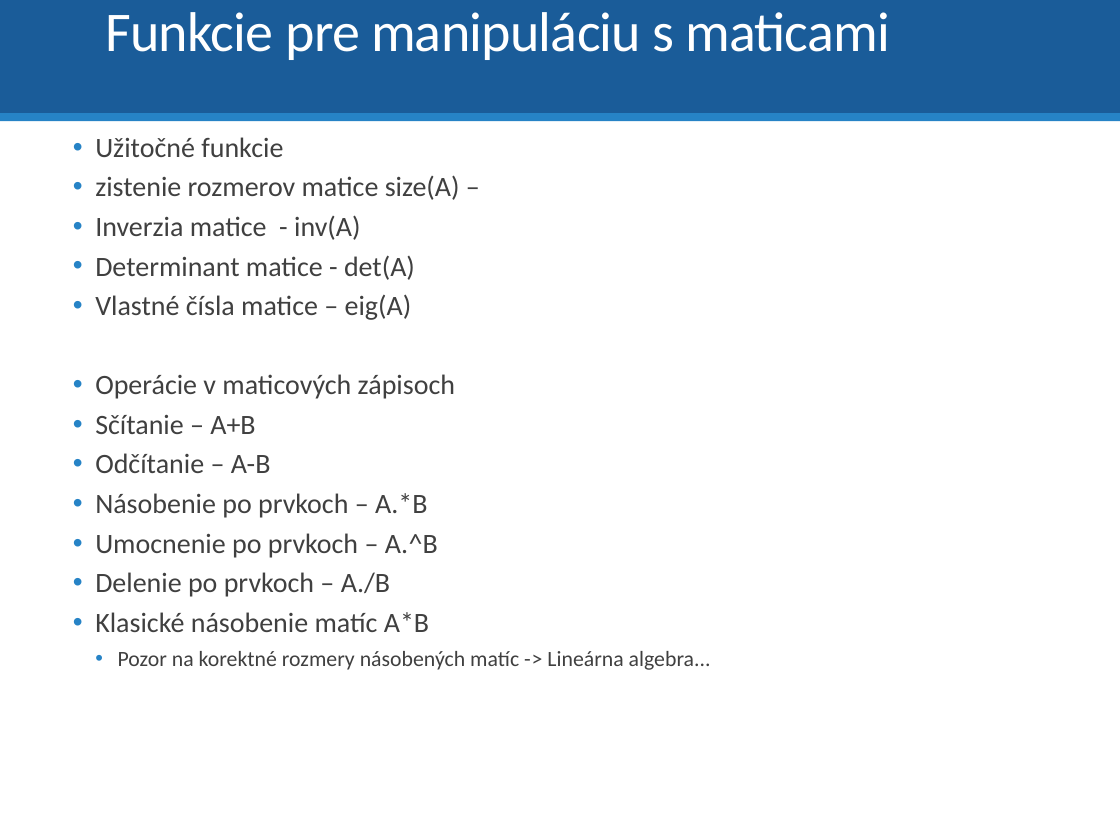
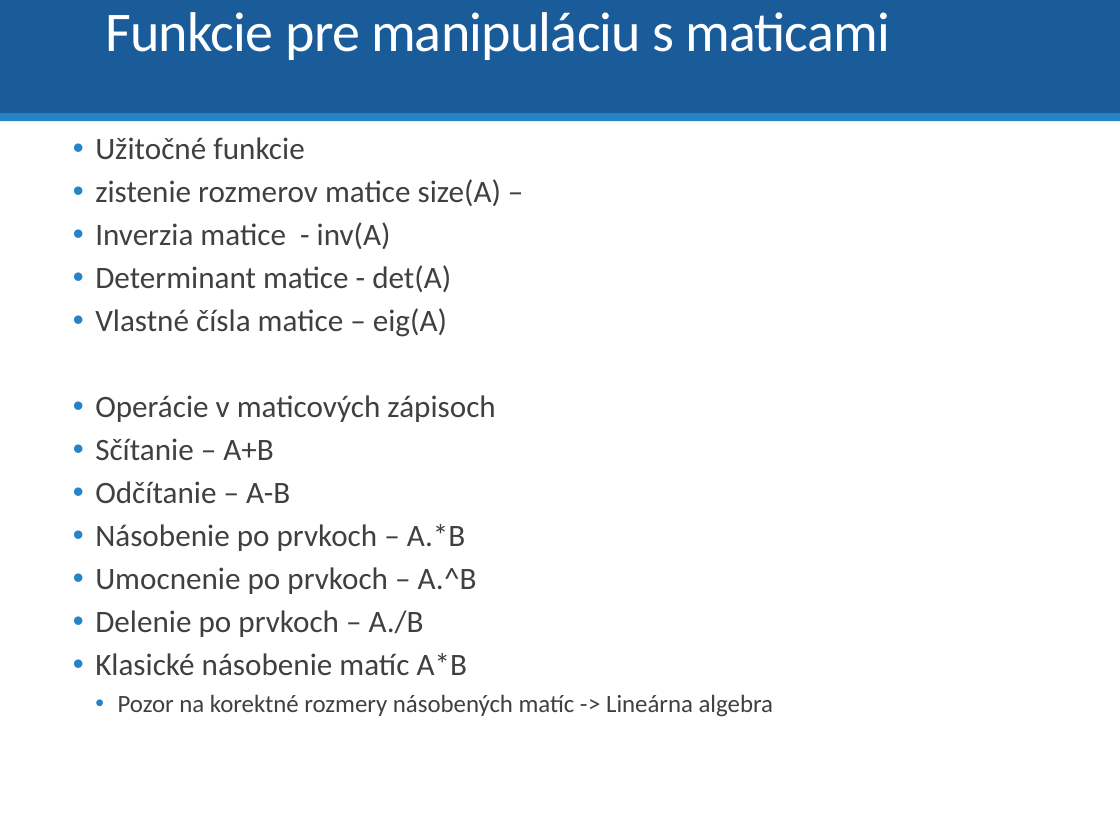
Before and after one commit to dodekm/TeamProjektKybernetika, a slide deck: slide 17 of Nove prednasky/P0_Opakovanie_Matlab_Simulink.pptx (slide 14 before the commit). Drawn at 1120x840 pixels with LibreOffice and Linux fonts; fonts in the diff are those of the drawing. Boxes give left, top, right and bottom in pixels: in the first picture for what was removed or moved away, otherwise in the second. Text is boxed around its words. In the diff, an @@ line names an element or a change of style, - is before the commit and + after.

```diff
--- a/Nove prednasky/P0_Opakovanie_Matlab_Simulink.pptx
+++ b/Nove prednasky/P0_Opakovanie_Matlab_Simulink.pptx
@@ text at <box>95,137,501,676</box>: size 18 to 20 pt in "Užitočné funkcie", "zistenie rozmerov matice size(A) –", "Inverzia matice - inv(A)", "Determinant matice - det(A)" and 8 more places @@
@@ text at <box>118,694,773,717</box>: text changed; size 14 to 16 pt @@
-    • Pozor na korektné rozmery násobených matíc -> Lineárna algebra...
+    • Pozor na korektné rozmery násobených matíc -> Lineárna algebra
```
Also in this commit, not shown: 28 other slides changed, 8 slides added, 4 slides removed, 1 other file.
